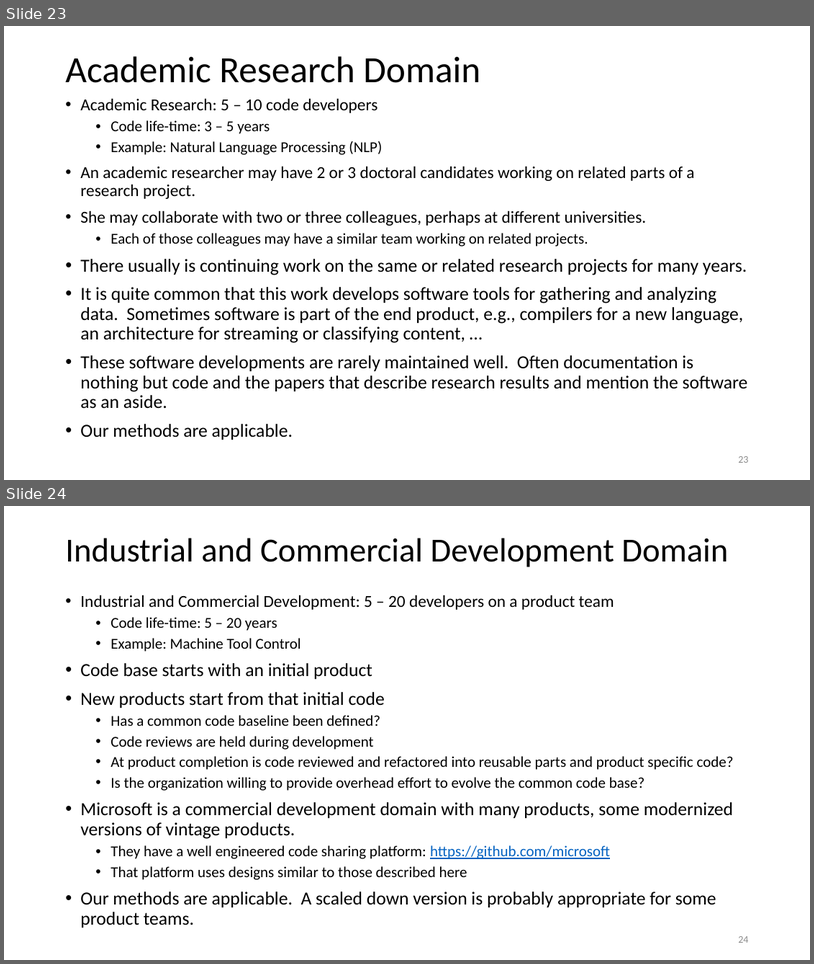
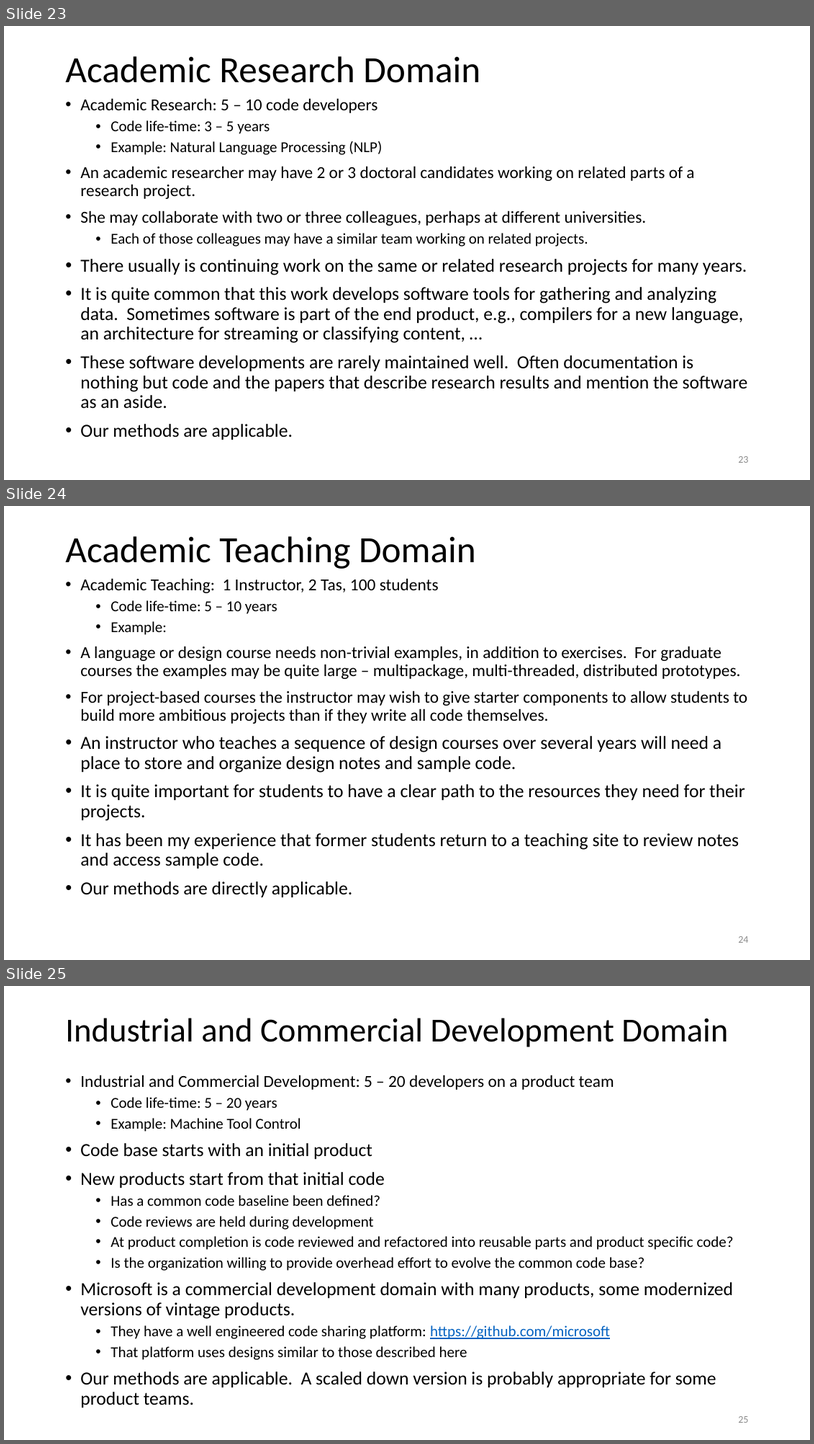
Before and after one commit to JimFawcett/JimFawcett.github.io, a slide deck: Resources/PublishingSourceCode.pptx. Shown one above the other, each under a label of ours: slides 23 and 24 before the commit, slides 23, 24 and 25 after it. The pictures are 814x964 and 814x1444 pixels, drawn with LibreOffice and Linux fonts; fonts in the diff are those of the drawing. Boxes give left, top, right and bottom in pixels: in the first picture for what was removed or moved away, otherwise in the second. Text is boxed around its words. In the diff, an @@ line names an element or a change of style, - is before the commit and + after.

```diff
--- a/Resources/PublishingSourceCode.pptx
+++ b/Resources/PublishingSourceCode.pptx
@@ slide 24 added at (x1=4, y1=506, x2=810, y2=960), background #FFFFFF @@
@@ title added at (x1=65, y1=536, x2=476, y2=569), 44 pt, text #000000 @@
+Academic Teaching Domain
@@ text added at (x1=80, y1=578, x2=748, y2=897), 20 pt, text #000000 @@
+• Academic Teaching: 1 Instructor, 2 Tas, 100 students
+  • Code life-time: 5 – 10 years
+  • Example:
+• A language or design course needs non-trivial examples, in addition to exercises. For graduate courses the examples may be quite large – multipackage, multi-threaded, distributed prototypes.
+• For project-based courses the instructor may wish to give starter components to allow students to build more ambitious projects than if they write all code themselves.
+• An instructor who teaches a sequence of design courses over several years will need a place to store and organize design notes and sample code.
+• It is quite important for students to have a clear path to the resources they need for their projects.
+• It has been my experience that former students return to a teaching site to review notes and access sample code.
+• Our methods are directly applicable.
@@ page number added at (x1=738, y1=936, x2=748, y2=942), 12 pt, text #8C8C8C @@
+24
@@ what was slide 24 is now slide 25 @@
@@ page number at (x1=738, y1=1416, x2=748, y2=1422): text changed @@
-24
+25
```
Also in this commit, not shown: 7 slides changed, 4 other files.
